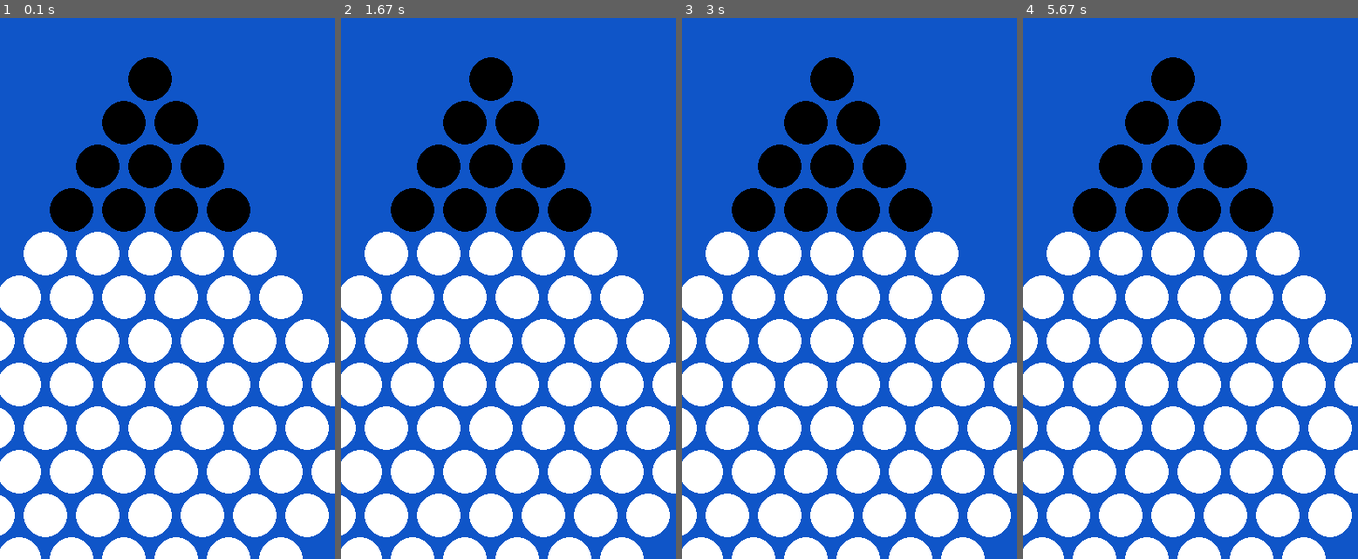
Above: before the commit, frames 1-4 (left to right).
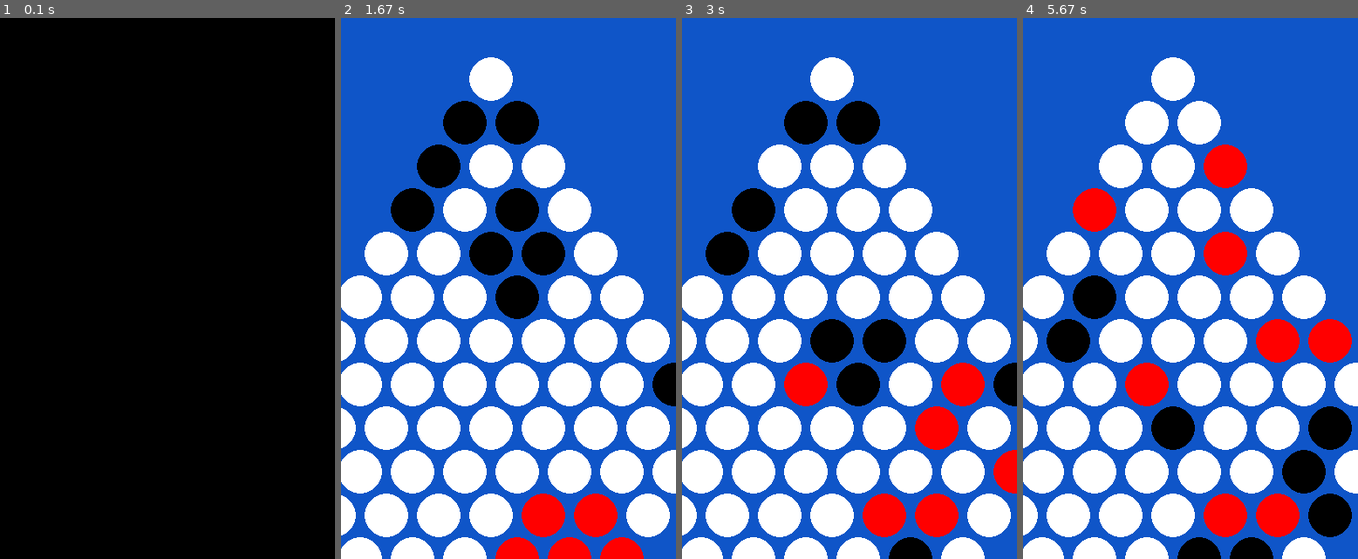
Above: after the commit, the same moments.

Repository: MaxMaiche/L3IAProjet
Game: pygame game, started from pygameGUI.py
Same seed, same stepped clock (60 frames per second), same inputs: the game is played once before the commit and once after it.
Inputs (mouse positions are in pixels of both pictures, inside the frame that each line leads up to):
- Up to frame 1 (0.1 s): no input
- Up to frame 2 (1.67 s): click (508, 288) at 0.38 s
- Up to frame 3 (3 s): no input
- Up to frame 4 (5.67 s): no input

The runs differ from the first frame. In frame 1, 92% of the frame differs, in the area x 0-100%, y 0-100%; in frame 2, 9.7%; in frame 3, 14%; in frame 4, 19%.

Commit message:
Compacted

Diff:
--- a/agent.py
+++ b/agent.py
@@ -1,5 +1,4 @@
 import game
-import pygameGUI
 import random
 
 def randomAgent(game:game, value):
@@ -30,7 +29,7 @@
     move = ()
     b = False
 
-    coups = game.joueurs[value-1].getCoups()
+    coups = game.players[value-1].getCoups()
     list = []
     for key in coups:
         for v in coups[key]:
@@ -43,12 +42,10 @@
         listscore.append((node1 - node2, list[i]))
 
     random.shuffle(listscore)
+    if (value == 2):
+        move = max(listscore,key=lambda item:item[0])[1]
+    else:
+        move = min(listscore,key=lambda item:item[0])[1]
 
-    if value == 1:
-        move = min(listscore,key=lambda item:item[0])[1]
-    else:
-        move = max(listscore,key=lambda item:item[0])[1]
-
-    b = game.joueurs[value-1].play(move[0],move[1],game)
-
+    b = game.players[value-1].play(move[0],move[1],game)
     return b
--- a/game.py
+++ b/game.py
@@ -1,6 +1,6 @@
 import itertools
 import random
-
+import agent
 
 class Node:
     def __init__(self, game, x:int, y:int):
@@ -127,15 +127,25 @@
         game.turn += 1
         return False
 
+    def isHuman(self)->bool:
+        return self.type == 0
+
+    def agentPlay(self, game)->bool:
+        if self.type == 1:
+            game.end = agent.randomAgent(game,2-game.turn%2)
+        elif self.type == 2:
+            game.end = agent.greedyAgent(game,2-game.turn%2)
+
 
 class Game:
     def __init__(self, type1, type2):
         self.end = False
         self.board = []
         self.turn = 1
-        self.joueurs = []
-        self.joueurs.append(player(1, type1))
-        self.joueurs.append(player(2, type2))
+
+        self.players = []
+        self.players.append(player(1, type1))
+        self.players.append(player(2, type2))
 
         for x,y in itertools.product(range(9), range(9)):
             self.board.append(Node(self,x,y))
@@ -147,13 +157,13 @@
             for x in range(5+y, 9):
                 node = self.getNode(x,y)
                 node.value = 1
-                self.joueurs[0].pions.add(node)
+                self.players[0].pions.add(node)
 
         for x in range(4):
             for y in range(5+x, 9):
                 node = self.getNode(x,y)
                 node.value = 2
-                self.joueurs[1].pions.add(node)
+                self.players[1].pions.add(node)
 
 
         for y in range(8,0,-1):
@@ -214,11 +224,11 @@
             print(chaine)
 
     def isFinished(self)->bool:
-        if self.joueurs[0].score == 140:
+        if self.players[0].score == 140:
             self.end == True
             return True
 
-        if self.joueurs[1].score == 20:
+        if self.players[1].score == 20:
             self.end = True
             return True
 
@@ -254,6 +264,6 @@
 
 
 if __name__ == "__main__":
-    g = Game(0,0)
+    g = Game(0,1)
     g.print()
     sanityCheck(g)
--- a/pygameGUI.py
+++ b/pygameGUI.py
@@ -1,6 +1,5 @@
 import pygame
 import game
-import agent
 from screeninfo import get_monitors
 pygame.init()
 
@@ -95,70 +94,41 @@
     clock = pygame.time.Clock()
     run = True
     circles = []
-    node_actuel = None
+    node_depart = None
     coups=set()
+    sec = 0.1
+
     while run:
-
         clock.tick(FPS)
 
-        if game.end:
-            for event in pygame.event.get():
-                if event.type == pygame.QUIT:
-                    run = False
-            draw_window(game, circles, coups)
-            continue
-
+        #parcours des event
         for event in pygame.event.get():
             if event.type == pygame.QUIT:
                 run = False
-
-            elif event.type == pygame.MOUSEBUTTONDOWN:
+                break
+            elif event.type == pygame.MOUSEBUTTONDOWN and game.players[1-game.turn%2].isHuman() and (not game.end):
                 mouse_x, mouse_y = pygame.mouse.get_pos()
-                trouve = False
                 for i, (x, y, val, node_x, node_y) in enumerate(circles):
                     if (x - mouse_x) ** 2 + (y - mouse_y) ** 2 <= 25 ** 2:
-                        if val != 0 and game.joueurs[val-1].type == 0 and game.turn%2 == 1:
-                            node_actuel = game.getNode(node_x, node_y)
-                            coups = node_actuel.getCoupsValide()
-                            trouve = True
-                            break
-                        elif val == 0 and node_actuel != None:
-                            node = game.getNode(node_x, node_y)
-                            if node in coups:
-                                if game.turn%2 == 1:
-                                    game.end = game.joueurs[0].play(node_actuel, node, game)
-                                elif game.turn%2 == 0:
-                                    game.end = game.joueurs[1].play(node_actuel, node, game)
-
-                                node_actuel = None
-                                coups = set()
-                                trouve = True
+                        if val >= 1 and val%2 == game.turn%2: #circle has the current player's color, display targets
+                            node_depart = game.getNode(node_x, node_y)
+                            coups = node_depart.getCoupsValide()
+                        elif val == 0 and node_depart != None:
+                            node_target = game.getNode(node_x, node_y)
+                            if node_target not in coups:
                                 break
-
-                if not trouve:
-                    coups = set()
-
-        sec = 0.1
-        if game.turn%2 == 1:
-            if game.joueurs[0].type == 1:
-                game.end = agent.randomAgent(game,1)
-                wait(sec)
-            if game.joueurs[0].type == 2:
-                game.end = agent.greedyAgent(game,1)
+                            game.players[1-game.turn%2].play(node_depart, node_target, game)
+                            coups = set()
+                            node_depart = None
+        # agent play si besoin
+        if run and (not game.players[1-game.turn%2].isHuman()) and (not game.end) :
+                game.players[1-game.turn%2].agentPlay(game)
                 wait(sec)
 
-        if game.turn%2 == 0:
-            if game.joueurs[1].type == 1:
-                game.end = agent.randomAgent(game,2)
-                wait(sec)
-            if game.joueurs[1].type == 2:
-                game.end = agent.greedyAgent(game,2)
-                wait(sec)
 
         draw_window(game, circles, coups)
-
     pygame.quit()
 
 if __name__ == "__main__":
-    game = game.Game(0,2) #0 = joueur, 1 = random, 2 = greedy
+    game = game.Game(2,2) #0 = joueur, 1 = random, 2 = greedy
     main(game)
